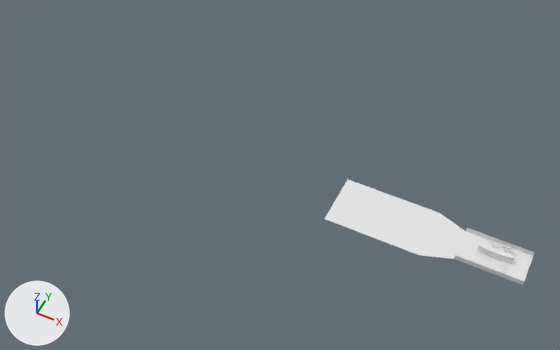
One commit to the Blender file Assets 3D blender/HTI_game_project_assets.blend: the scene before it, then after it.
Before and after are seen from a camera (50 mm lens) standing at (7.0, -248.0, 312.0) and looking at (-119.0, 3.0, -2.0). Lighting does not change. The marker at lower left points along +X, +Y and +Z.

Names of what the first picture shows: 'First level matrix', 'Plane'.
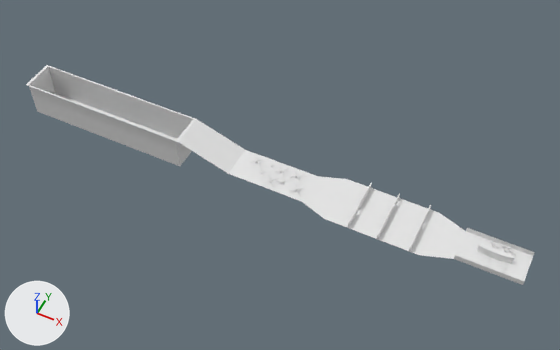
Edits to the bpy script that builds the scene:
```text
Change me_plane:
    used by ob_first_level_matrix
    remove me_plane.from_pydata(...)  # 24 vertices, 12 faces, 1 loose edge; spans x -4.92..1.0, y -1.58..1.58, z 0.0..3.07
    add me_plane.from_pydata(...)  # 42 vertices, 25 faces, 1 loose edge; spans x -16.18..1.0, y -1.58..1.58, z -10.82..10.43
    me_plane part 1
    13 vertices are added at x -16.18..-5.83, y -1.04..0.94, z -10.82..10.43
    5 new vertices lie (0.0, 2.08, 0.0) away from vertices in x -16.18..-5.83, y -1.04, z 0.0..10.43
    13 new faces join them
Add me_plane_004:
    me_plane_004.from_pydata(...)  # 52 vertices, 52 faces; spans x -2.71..1.0, y -1.03..1.0, z 0.0..0.5
Add me_plane_003:
    me_plane_003.from_pydata(...)  # 52 vertices, 52 faces; spans x -2.71..1.0, y -1.03..1.0, z 0.0..0.5
Change ob_plane:
    ob_plane.location: (-41.7, -5.0, 0.0) -> (-38.5, 0.2, 1.0)
    ob_plane.rotation_euler: (0.0, 0.0, 0.0) -> (0.0, 1.571, 0.0)  # degrees (0, 0, 0) -> degrees (0, 90, 0)
    ob_plane.scale: (4.99, 4.99, 4.99) -> (1.0, 14.9, 1.0)
Add ob_plane_002:
    ob_plane_002 = bpy.data.objects.new('Plane.002', me_plane_004)
    ob_plane_002.location = (-71.5, 0.2, 1.0)
    ob_plane_002.rotation_euler = (0.0, 1.571, 0.0)  # degrees (0, 90, 0)
    ob_plane_002.scale = (1.0, 14.9, 1.0)
Add ob_plane_001:
    ob_plane_001 = bpy.data.objects.new('Plane.001', me_plane_003)
    ob_plane_001.location = (-55.5, 0.2, 1.0)
    ob_plane_001.rotation_euler = (0.0, 1.571, 0.0)  # degrees (0, 90, 0)
    ob_plane_001.scale = (1.0, 14.9, 1.0)
```

Pixel boxes (x1, y1, x2, y2) of what changed, in the pictures (560 x 350 px):
'First level matrix', reshaped (141% wider, 107% taller)
    before: (324, 179, 535, 285)
    after: (26, 65, 535, 285)
'Plane', moved, turned, rescaled
    before: (397, 224, 422, 245)
    after: (409, 205, 431, 252)
'Plane.002', added
    after: (348, 183, 372, 228)
'Plane.001', added
    after: (377, 193, 400, 239)
part 1 of me_plane, added
    after: (26, 65, 347, 218)
